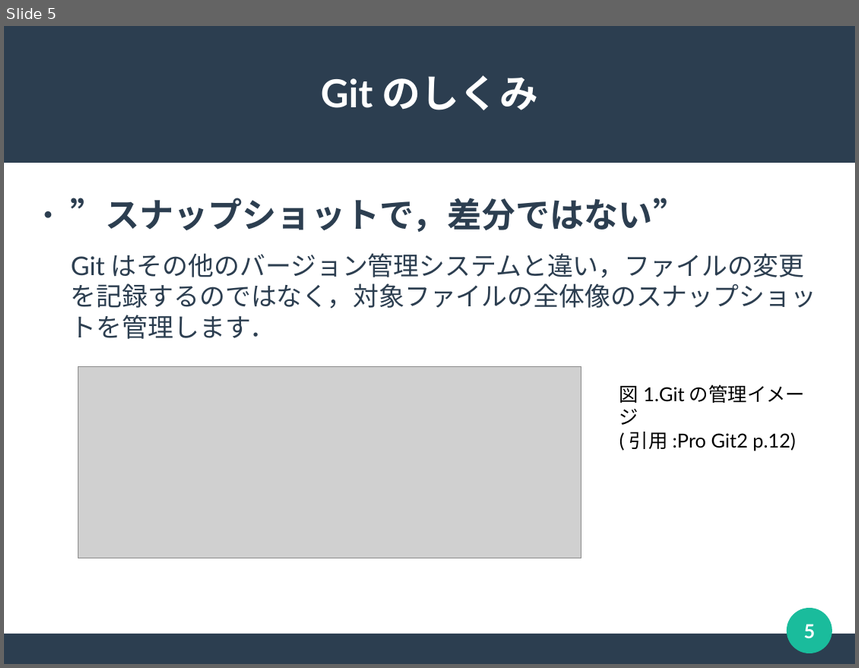
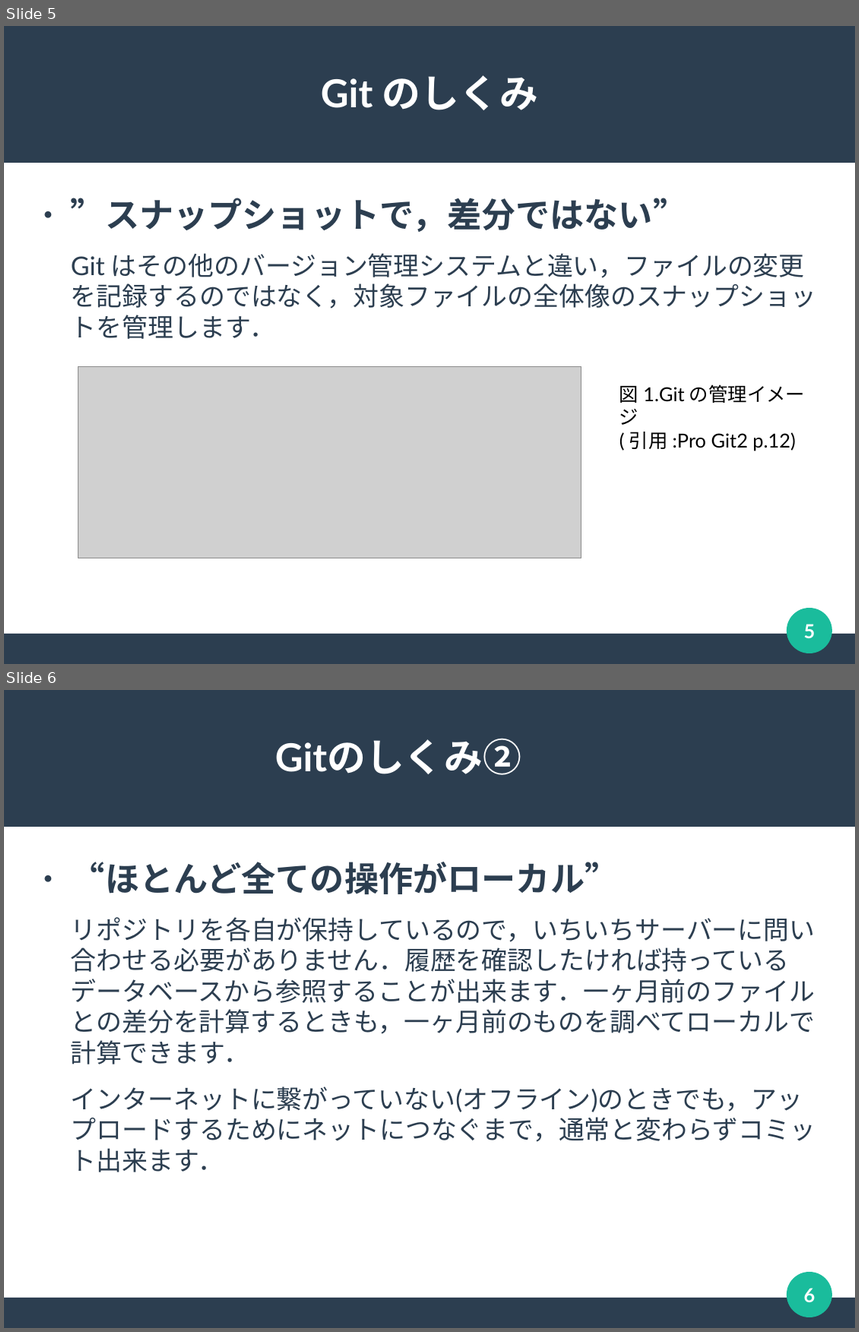
Before and after one commit to m17saitou/NMC-Git-Education, a slide deck: GitEducation01.odp. Shown one above the other, each under a label of ours: slide 5 before the commit, slides 5 and 6 after it. The pictures are 859x668 and 859x1332 pixels, drawn with LibreOffice and Linux fonts; fonts in the diff are those of the drawing; grey boxes stand for pictures. Boxes give left, top, right and bottom in pixels: in the first picture for what was removed or moved away, otherwise in the second. Text is boxed around its words. In the diff, an @@ line names an element or a change of style, - is before the commit and + after.

Commit message:
Add:スライドを追加．それに対応するMarkdownも追加

```diff
--- a/GitEducation01.odp
+++ b/GitEducation01.odp
@@ slide 6 added at <box>4,690,855,1328</box>, background #FFFFFF; not listed: 3 template elements that a slide beside it also shows @@
@@ title added at <box>275,738,522,775</box>, 36 pt, text #FFFFFF, bold @@
+Gitのしくみ②
@@ text added at <box>71,862,816,1173</box>, 24 pt, text #2C3E50 @@
+● “ほとんど全ての操作がローカル”
+リポジトリを各自が保持しているので，いちいちサーバーに問い合わせる必要がありません．履歴を確認したければ持っているデータベースから参照することが出来ます．一ヶ月前のファイルとの差分を計算するときも，一ヶ月前のものを調べてローカルで計算できます．
+インターネットに繋がっていない(オフライン)のときでも，アップロードするためにネットにつなぐまで，通常と変わらずコミット出来ます．
@@ page number added at <box>804,1288,816,1303</box>, 18 pt, text #FFFFFF, bold @@
+6
```
Also in this commit, not shown: 1 other slide added, 1 slide removed, 1 other file.
